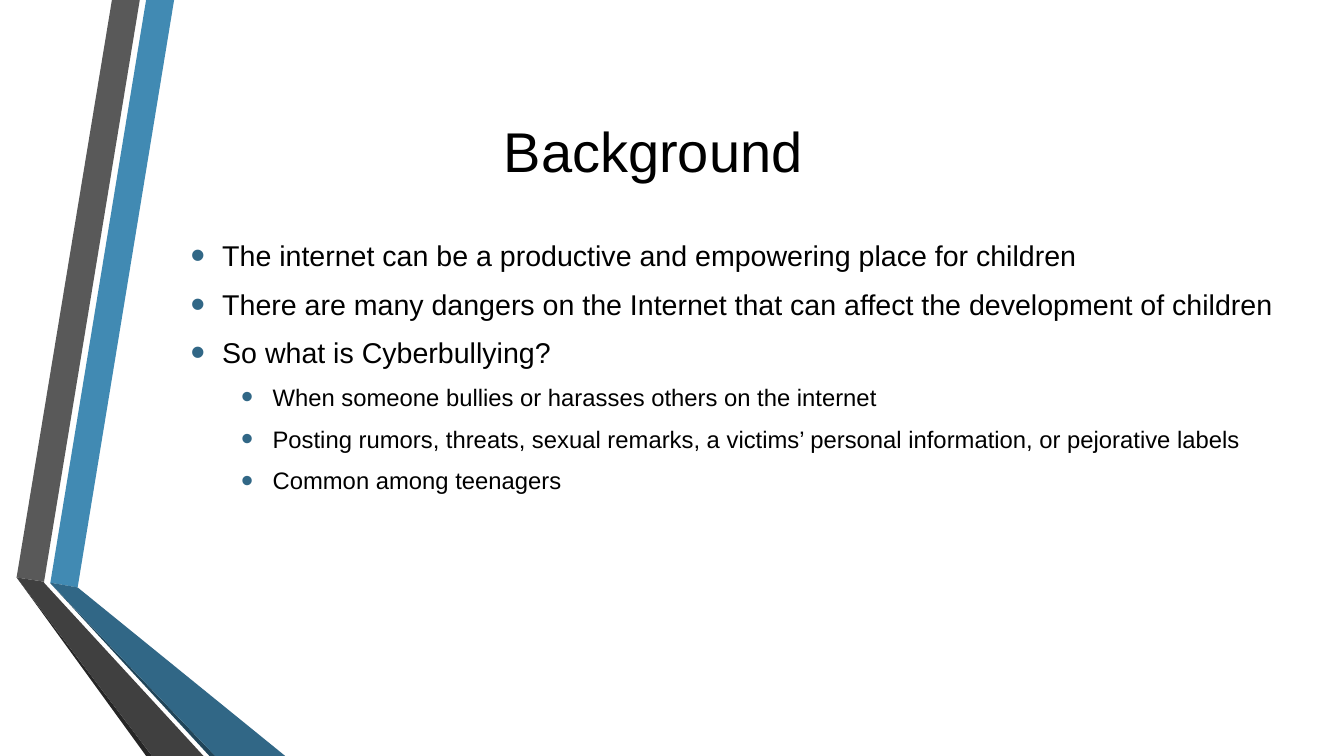
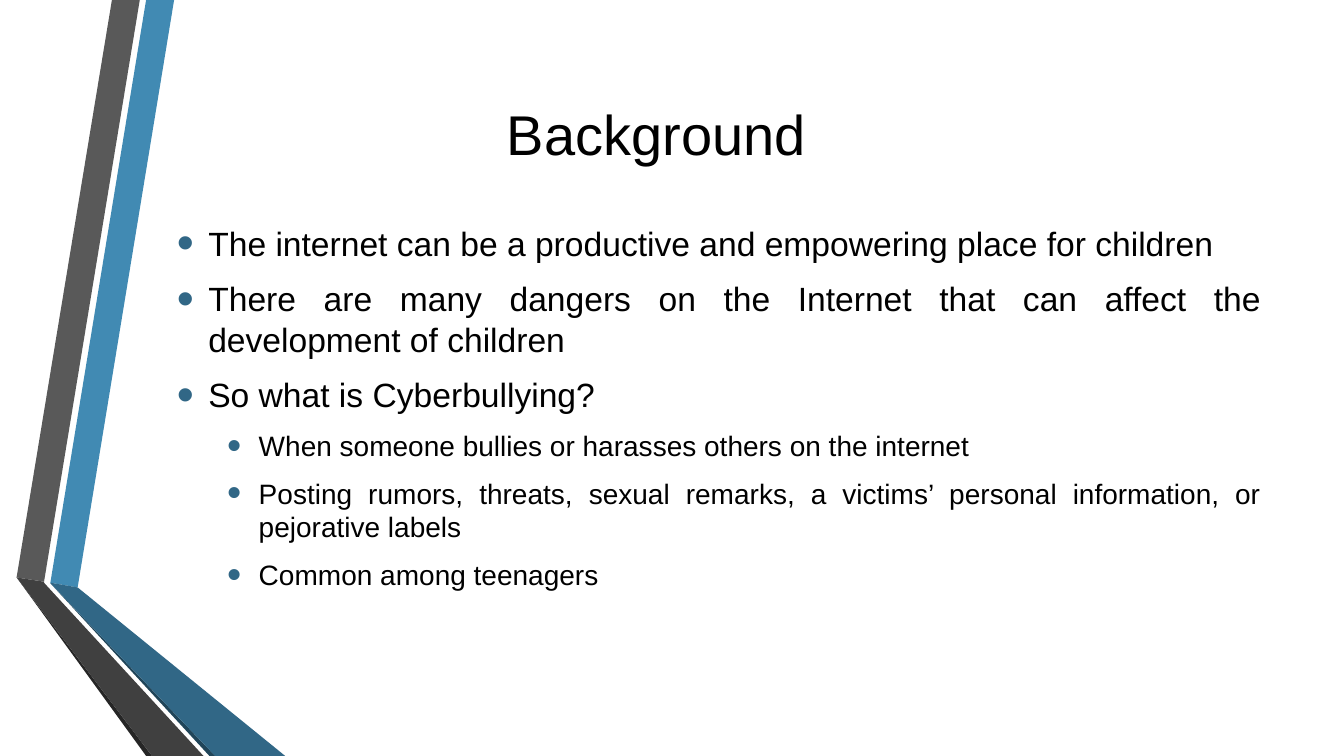
Before and after one commit to may-tal/nlpProject, a slide deck: slide 2 of CyberBullying.pptx. Drawn at 1344x756 pixels with LibreOffice and Linux fonts; fonts in the diff are those of the drawing; background and template pictures are left out. Boxes give left, top, right and bottom in pixels: in the first picture for what was removed or moved away, otherwise in the second. Text is boxed around its words. In the diff, an @@ line names an element or a change of style, - is before the commit and + after.

```diff
--- a/CyberBullying.pptx
+++ b/CyberBullying.pptx
@@ title "Background": place and size @@
-title "Background" at <box>504,131,803,182</box>
+title "Background" at <box>507,114,806,165</box>
@@ text "The internet can be a ...": place and size @@
-text "The internet can be a ..." at <box>222,245,1272,494</box>
+text "The internet can be a ..." at <box>208,231,1261,590</box>
@@ text "The internet can be a ..." at <box>208,231,1261,590</box>: size 20.4 to 24 pt in "The internet can be a productive and ...", "There are many dangers on the Internet ...", "So what is Cyberbullying?"; size 17 to 20 pt in "When someone bullies or harasses others on ...", "Posting rumors, threats, sexual remarks, a victims’ ...", "Common among teenagers" @@
```
Also in this commit, not shown: 8 other slides changed, 4 slides added, 3 slides removed.
